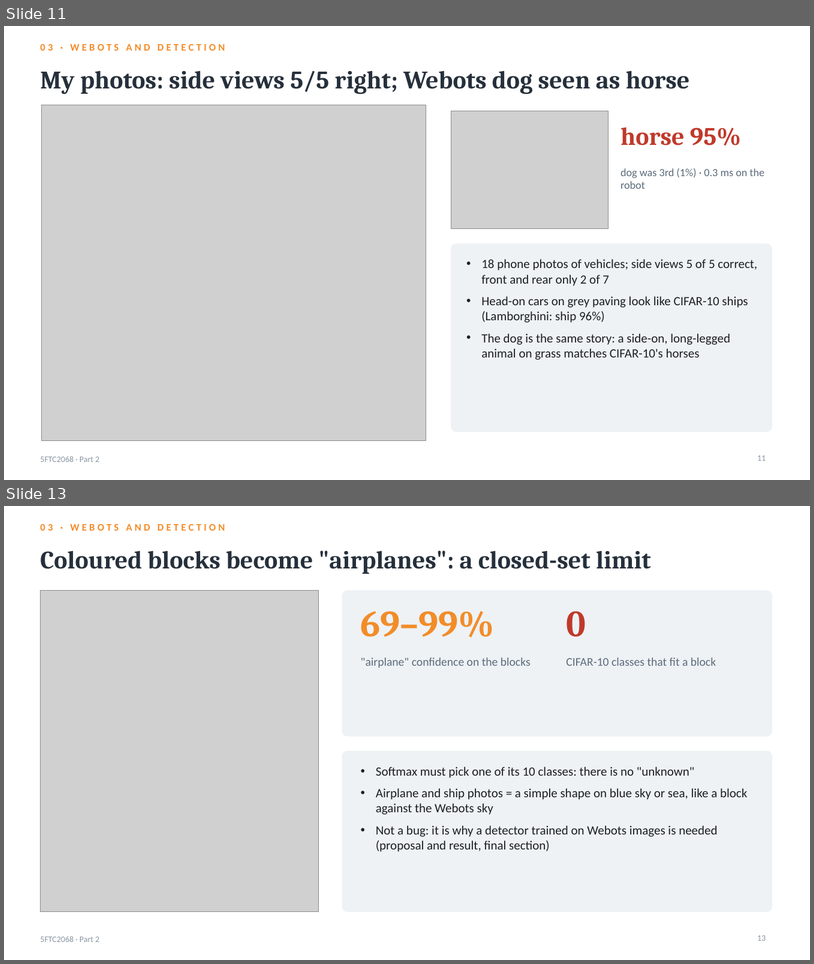
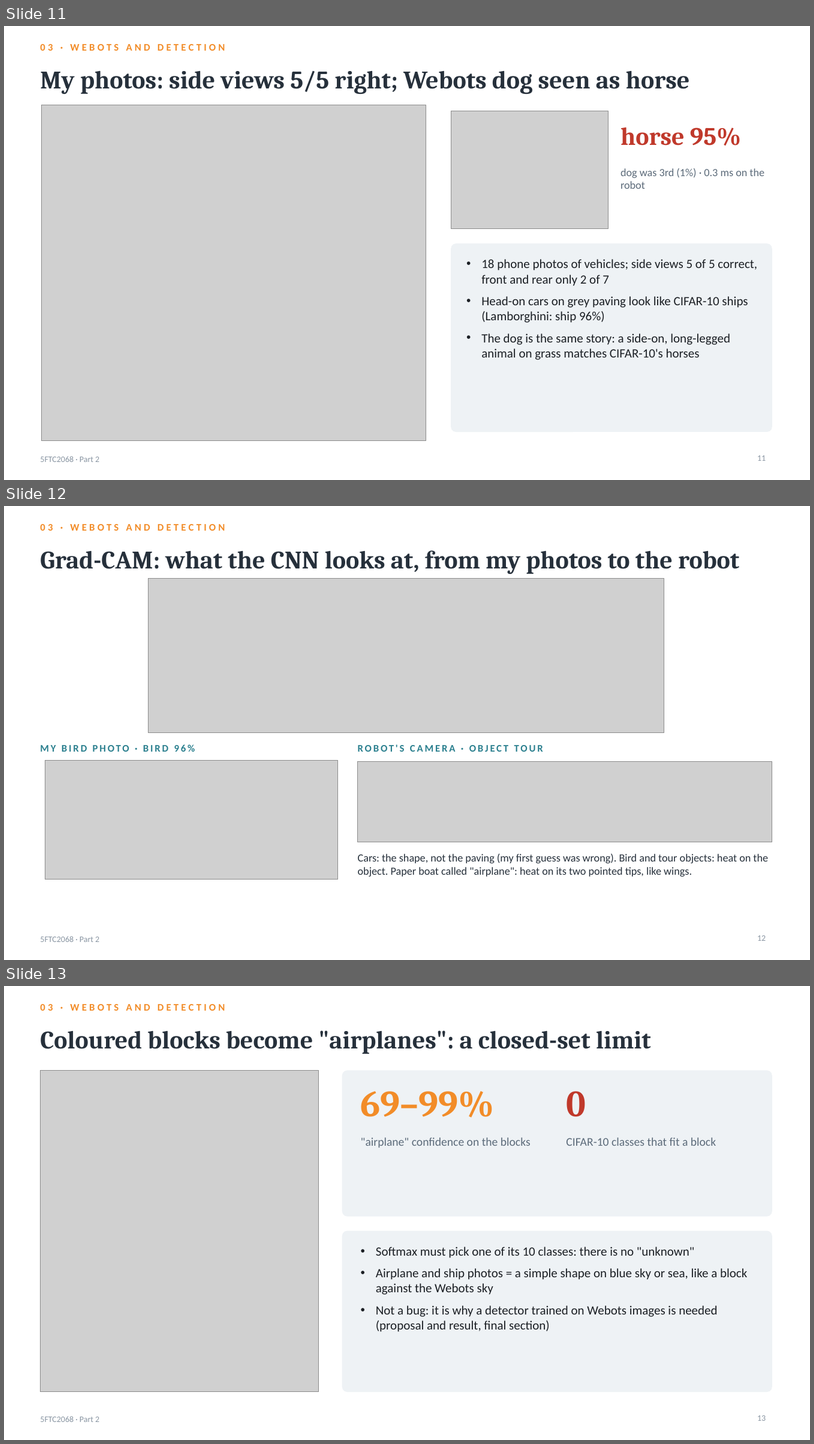
Before and after one commit to kris072008/webots-cnn-colour-detection, a slide deck: report/Krishna_Mahajan_106wucww_Part2_Presentation.pptx. Shown one above the other, each under a label of ours: slides 11 and 13 before the commit, slides 11, 12 and 13 after it; the slides between them are not shown. The pictures are 814x964 and 814x1444 pixels, drawn with LibreOffice and Linux fonts; fonts in the diff are those of the drawing; grey boxes stand for pictures. Boxes give left, top, right and bottom in pixels: in the first picture for what was removed or moved away, otherwise in the second. Text is boxed around its words. In the diff, an @@ line names an element or a change of style, - is before the commit and + after.

Commit message:
Grad-CAM on the robot's tour photos and a new bird photo (gradcam_tour_bird.ipynb); slide 12 and report Section 4.9 updated

```diff
--- a/report/Krishna_Mahajan_106wucww_Part2_Presentation.pptx
+++ b/report/Krishna_Mahajan_106wucww_Part2_Presentation.pptx
@@ slide 12 added at [4, 506, 810, 960], background #FFFFFF; not listed: 1 template element that a slide beside it also shows @@
@@ text added at [40, 524, 225, 531], 12 pt, text #F28C28, bold @@
+03 · WEBOTS AND DETECTION
@@ title added at [40, 550, 740, 574], 30 pt, text #26303B, bold @@
+Grad-CAM: what the CNN looks at, from my photos to the robot
@@ picture added at [148, 579, 664, 733] @@
@@ text added at [40, 744, 195, 751], 12 pt, text #2A7F8E, bold @@
+MY BIRD PHOTO · BIRD 96%
@@ text added at [358, 744, 543, 751], 12 pt, text #2A7F8E, bold @@
+ROBOT'S CAMERA · OBJECT TOUR
@@ picture added at [45, 760, 339, 879] @@
@@ picture added at [358, 761, 772, 843] @@
@@ text added at [358, 853, 768, 876], 13 pt, text #26303B @@
+Cars: the shape, not the paving (my first guess was wrong). Bird and tour objects: heat on the object. Paper boat called "airplane": heat on its two pointed tips, like wings.
@@ page number added at [758, 935, 766, 940], 10 pt, text #8A96A3 @@
+12
```
Also in this commit, not shown: 2 slides changed, 1 slide removed, 10 other files.
